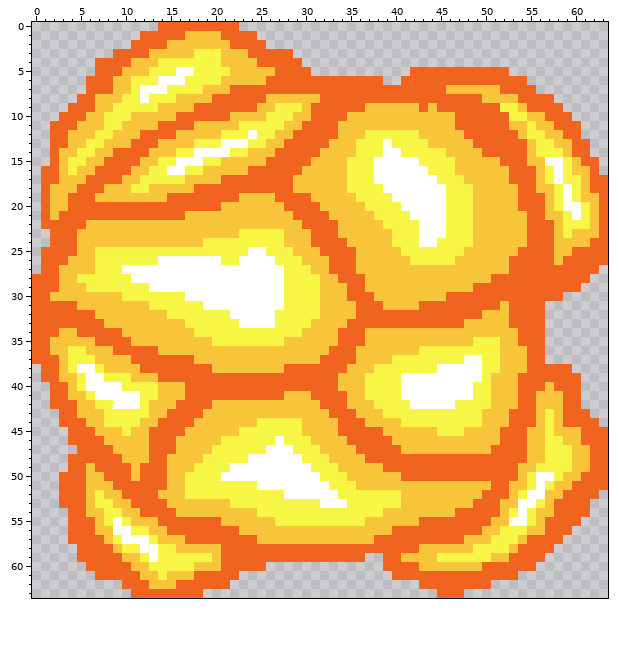
Pixel-art file -- src/assets/sprites/aseprite/explosion3.ase. This is how it looked before the edit.
64x64 pixels, 1 frame.
Once edited:
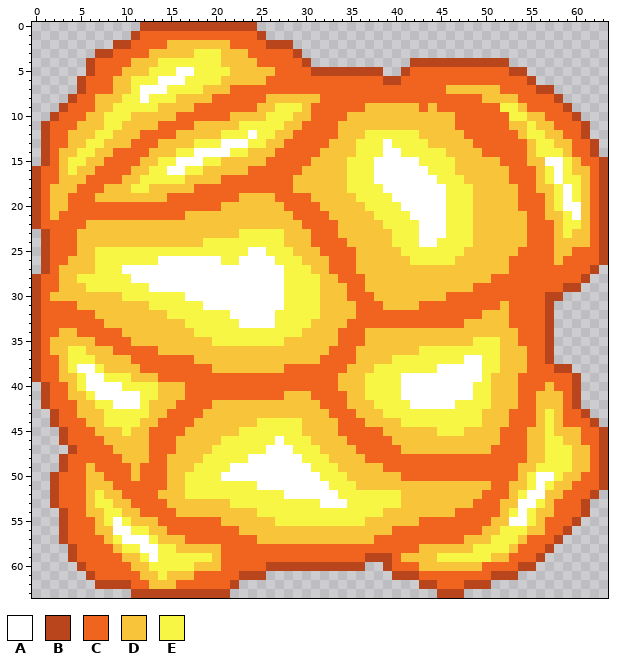
Palette (. is transparent): A #ffffff  B #b9451d  C #f1641f  D #f8c53a  E #f8f644
The edit:
Changed rows in their new state; - is an unchanged pixel.
first column x 0:
 0 ------------BBBBBBBBBBBBB---------------------------------------
 1 -----------B-----CCCC----B--------------------------------------
 2 ---------BB---------------BBB-----------------------------------
 3 -------BB--------------------B----------------------------------
 4 ------B-----------------------B-----------BBBBBBBBBBB-----------
 5 ------B------------------------BBBBBBBB--B-----------BB---------
 6 -----B---------------------------------BB--------------B--------
 7 -----B--------------------------------------------------BB------
 8 ----B-----------------------------------------------------B-----
 9 ---B-------------------------------------------------------B----
10 --B---------------------------------------------------------B---
11 -B-----------------------------------------------------------B--
12 -B-----------------------------------------------------------B--
13 -B------------------------------------------------------------B-
14 -B------------------------------------------------------------B-
15 -B-------------------------------------------------------------B
16 B--------------------------------------------------------------B
17 B--------------------------------------------------------------B
18 B--------------------------------------------------------------B
19 B-------------------------------------------------------------CB
20 B------------------------------------------------------------DCB
21 B------------------------------------------------------------DCB
22 B------------------------------------------------------------DCB
23 -B------------------------------------------------------------CB
24 -B-------------------------------------------------------------B
25 -B-------------------------------------------------------------B
26 -B-------------------------------------------------------------B
27 -B------------------------------------------------------------B-
28 B------------------------------------------------------------B--
29 B----------------------------------------------------------BB---
30 B--------------------------------------------------------BB-----
31 B--------------------------------------------------------B------
32 B--------------------------------------------------------B------
33 B--------------------------------------------------------B------
34 B--------------------------------------------------------B------
35 B--------------------------------------------------------B------
36 B--------------------------------------------------------B------
37 B--------------------------------------------------------B------
38 B---------------------------------------------------------BB----
39 B-----------------------------------------------------------B---
40 -B----------------------------------------------------------B---
41 -B----------------------------------------------------------B---
42 -B----------------------------------------------------------B---
43 --B----------------------------------------------------------B--
44 --B-----------------------------------------------------------B-
45 ---B-----------------------------------------------------------B
46 ---B-----------------------------------------------------------B
47 ----B----------------------------------------------------------B
48 ---B-----------------------------------------------------------B
49 ---B-----------------------------------------------------------B
50 --B------------------------------------------------------------B
51 --B------------------------------------------------------------B
52 --B-----------------------------------------------------------B-
53 --B----------------------------------------------------------B--
54 ---B---------------------------------------------------------B--
55 ---B--------------------------------------------------------B---
56 ---B-------------------------------------------------------B----
57 ---B------------------------------------------------------B-----
58 ----B----------------------------------------------------B------
59 ----B--------------------------------BBB----------------B-------
60 -----B--------------------BBBBBBBBBBB--B--------------BB--------
61 ------B----------------BBB--------------BBB--------BBB----------
62 -------BBBB-----------B--------------------BB---BBB-------------
63 -----------BBBBBBBBBBB-----------------------BBB----------------
Where, in picture pixels (left, top, right, bottom), the same in both pictures:
changed: (32, 22, 608, 598)
